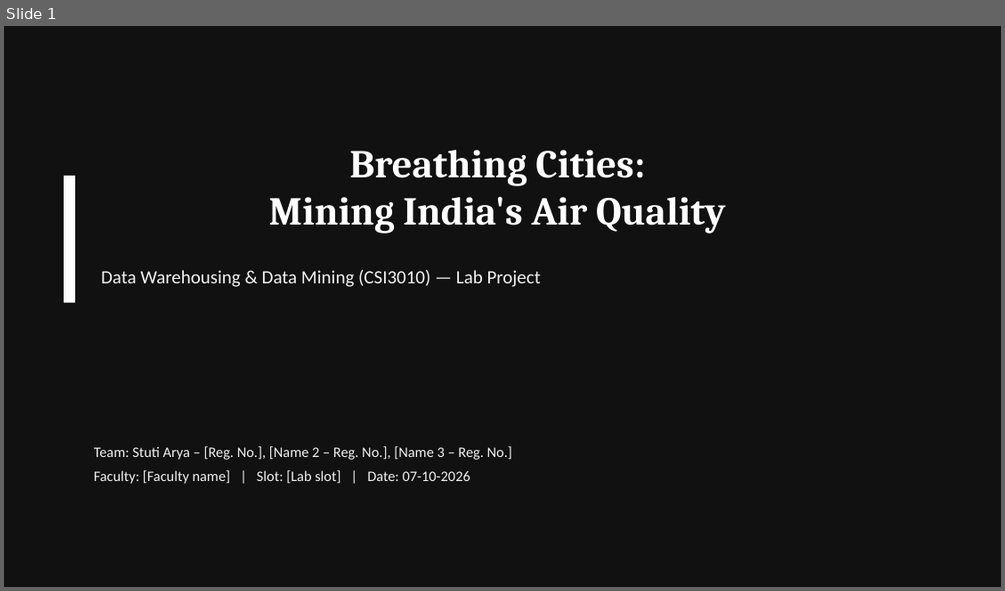
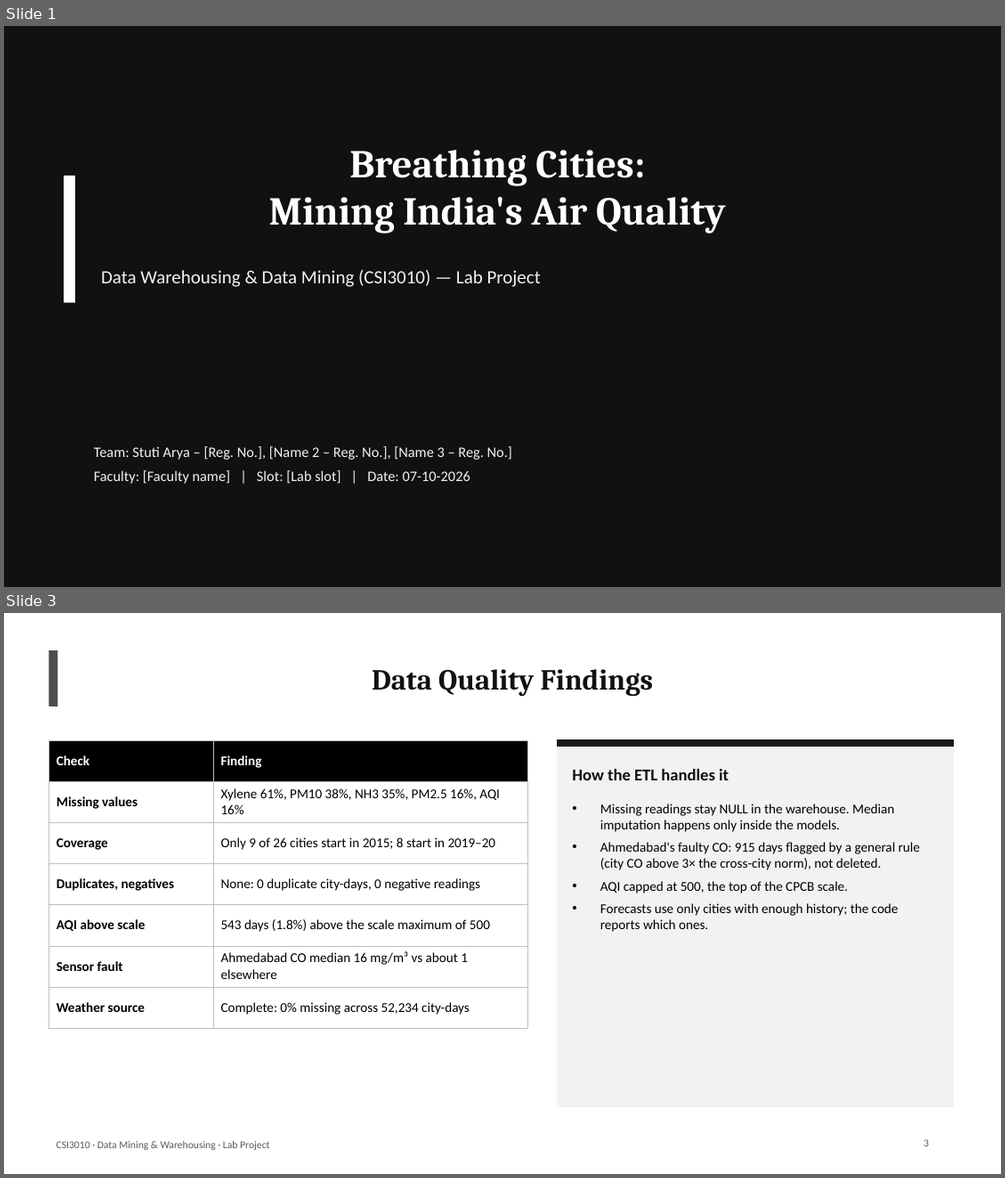
Before and after one commit to StutiArya2/breathing-cities-dwdm, a slide deck: docs/Breathing_Cities_DWDM.pptx. Shown one above the other, each under a label of ours: slide 1 before the commit, slides 1 and 3 after it; the slides between them are not shown. The pictures are 1005x591 and 1005x1178 pixels, drawn with LibreOffice and Linux fonts; fonts in the diff are those of the drawing. Boxes give left, top, right and bottom in pixels: in the first picture for what was removed or moved away, otherwise in the second. Text is boxed around its words. In the diff, an @@ line names an element or a change of style, - is before the commit and + after.

Commit message:
Real-data pipeline: weather source, fact constellation, experiments
- Add Open-Meteo weather as a second source (fact_weather, dim_weather_condition)
  and station-level drill-down (fact_station_air_quality, dim_station)
- Flag Ahmedabad's faulty CO sensor; cap AQI at 500
- New OLAP queries: station drill-down, weather dice, drill-across
- Classification vs persistence baseline with SHAP; context and co-pollution rules;
  weather-adjusted forecasting; lockdown and Diwali counterfactuals with placebo
- 10-tab dashboard, run_all.py, rewritten README and 20-slide deck with results

```diff
--- a/docs/Breathing_Cities_DWDM.pptx
+++ b/docs/Breathing_Cities_DWDM.pptx
@@ slide 3 added at <box>4,613,1001,1174</box>, background #FFFFFF @@
@@ rectangle added at <box>48,650,57,706</box>, fill #4D4D4D @@
@@ title added at <box>372,669,654,696</box>, 28 pt, text #111111, bold @@
+Data Quality Findings
@@ table added at <box>48,740,527,1028</box>, 7 rows, 2 columns @@
+Check | Finding
+Missing values | Xylene 61%, PM10 38%, NH3 35%, PM2.5 16%, AQI 16%
+Coverage | Only 9 of 26 cities start in 2015; 8 start in 2019–20
+Duplicates, negatives | None: 0 duplicate city-days, 0 negative readings
+AQI above scale | 543 days (1.8%) above the scale maximum of 500
+Sensor fault | Ahmedabad CO median 16 mg/m³ vs about 1 elsewhere
+Weather source | Complete: 0% missing across 52,234 city-days
@@ rectangle added at <box>558,740,954,1107</box>, fill #F2F2F2, outline #F2F2F2 1 pt @@
@@ rectangle added at <box>558,740,954,747</box>, fill #1A1A1A, outline #1A1A1A 1 pt @@
@@ text added at <box>572,769,728,780</box>, 16 pt, text #111111, bold @@
+How the ETL handles it
@@ text added at <box>600,803,920,932</box>, 13 pt, text #000000 @@
+• Missing readings stay NULL in the warehouse. Median imputation happens only inside the models.
+• Ahmedabad's faulty CO: 915 days flagged by a general rule (city CO above 3× the cross-city norm), not deleted.
+• AQI capped at 500, the top of the CPCB scale.
+• Forecasts use only cities with enough history; the code reports which ones.
@@ text added at <box>57,1141,269,1150</box>, 10 pt, text #595959 @@
+CSI3010 · Data Mining & Warehousing · Lab Project
@@ page number added at <box>923,1139,929,1146</box>, 10 pt, text #595959 @@
+3
```
Also in this commit, not shown: 10 slides changed, 8 other slides added, 18 other files.
